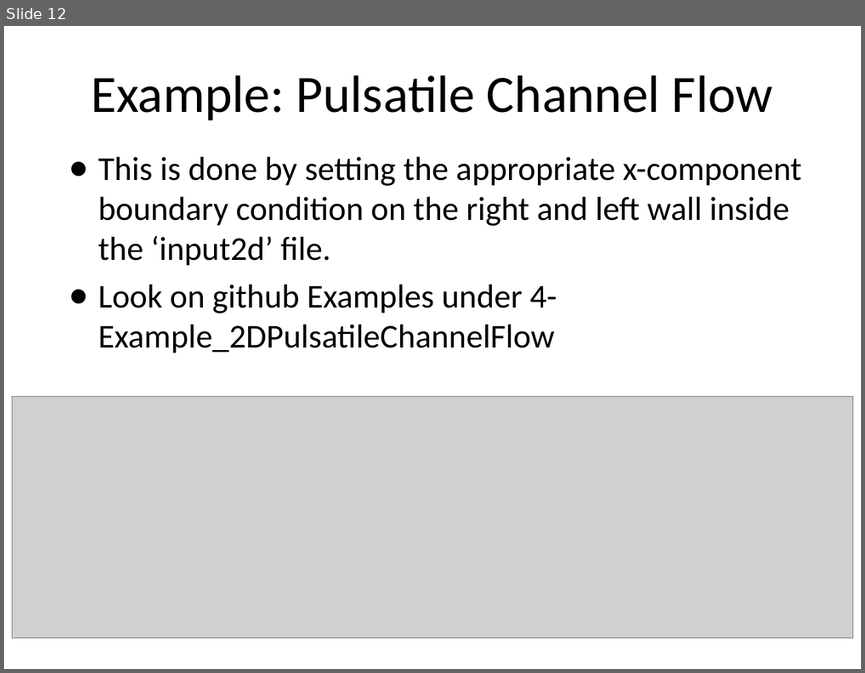
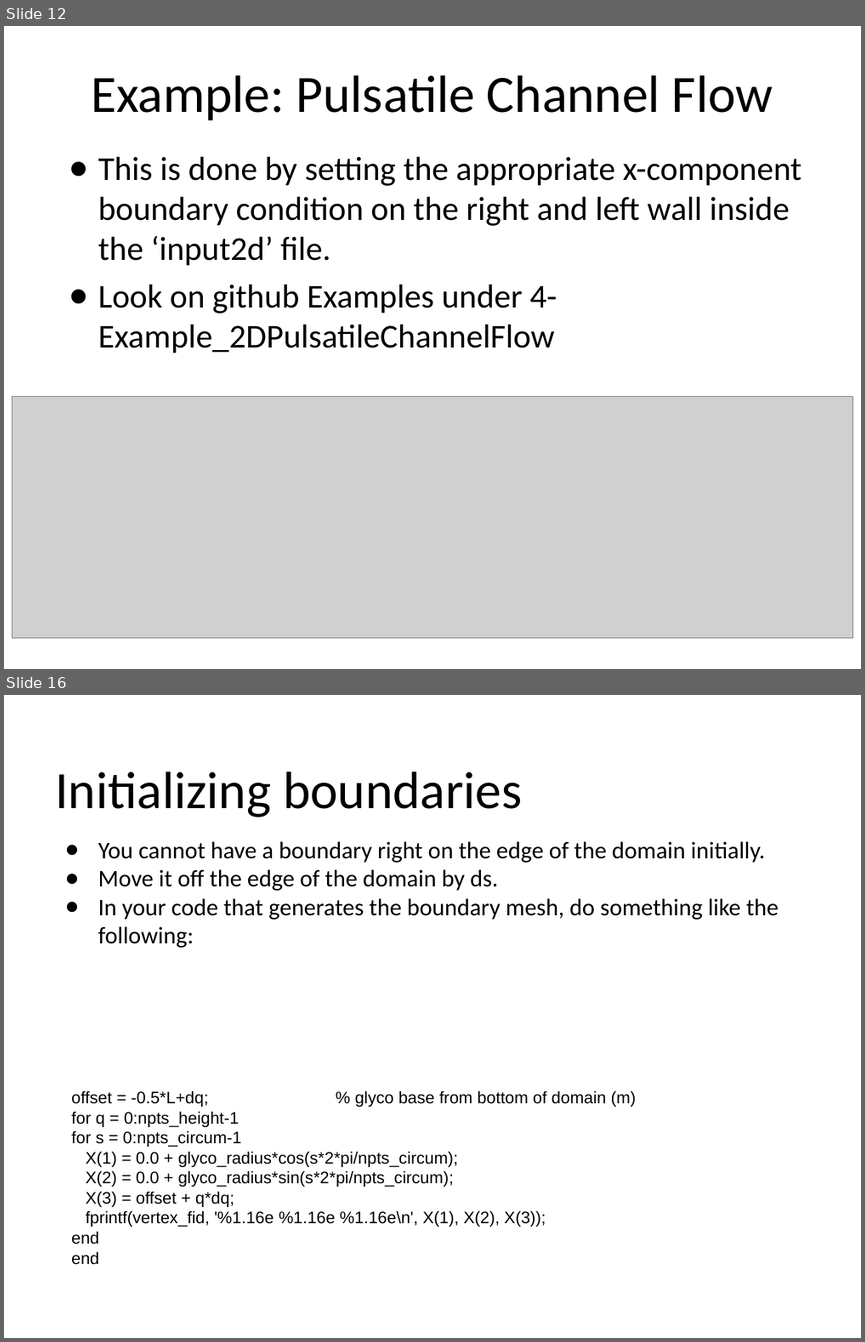
Before and after one commit to fairyflies9/IBAMR-Tutorials, a slide deck: IBAMR Lectures/Lecture 4 - IBAMR Tutorial_ Boundary Conditions.pptx. Shown one above the other, each under a label of ours: slide 12 before the commit, slides 12 and 16 after it; the slides between them are not shown. The pictures are 865x673 and 865x1342 pixels, drawn with LibreOffice and Linux fonts; fonts in the diff are those of the drawing; grey boxes stand for pictures. Boxes give left, top, right and bottom in pixels: in the first picture for what was removed or moved away, otherwise in the second. Text is boxed around its words. In the diff, an @@ line names an element or a change of style, - is before the commit and + after.

Commit message:
3D Glycocalyx
Added second part to lecture 4, added 3D glycocalyx example

```diff
--- a/IBAMR Lectures/Lecture 4 - IBAMR Tutorial_ Boundary Conditions.pptx
+++ b/IBAMR Lectures/Lecture 4 - IBAMR Tutorial_ Boundary Conditions.pptx
@@ slide 16 added at (4,695,861,1338), background #FFFFFF @@
@@ title added at (55,771,522,817), 44 pt, text #000000 @@
+Initializing boundaries
@@ text added at (98,841,778,947), 20 pt, text #000000 @@
+● You cannot have a boundary right on the edge of the domain initially.
+● Move it off the edge of the domain by ds.
+● In your code that generates the boundary mesh, do something like the following:
@@ text added at (71,1090,636,1265), 14 pt, text #000000 @@
+offset = -0.5*L+dq; % glyco base from bottom of domain (m)
+for q = 0:npts_height-1
+for s = 0:npts_circum-1
+X(1) = 0.0 + glyco_radius*cos(s*2*pi/npts_circum);
+X(2) = 0.0 + glyco_radius*sin(s*2*pi/npts_circum);
+X(3) = offset + q*dq;
+fprintf(vertex_fid, '%1.16e %1.16e %1.16e\n', X(1), X(2), X(3));
+end
+end
```
Also in this commit, not shown: 10 other slides added, 8 other files.
